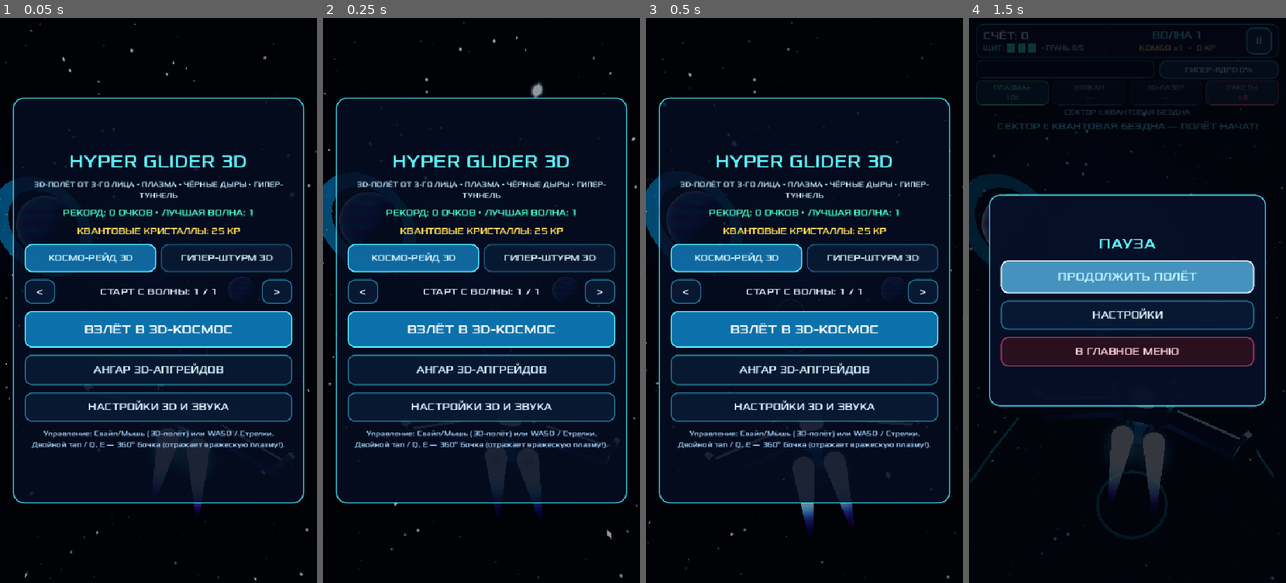
Above: before the commit, frames 1-4 (left to right).
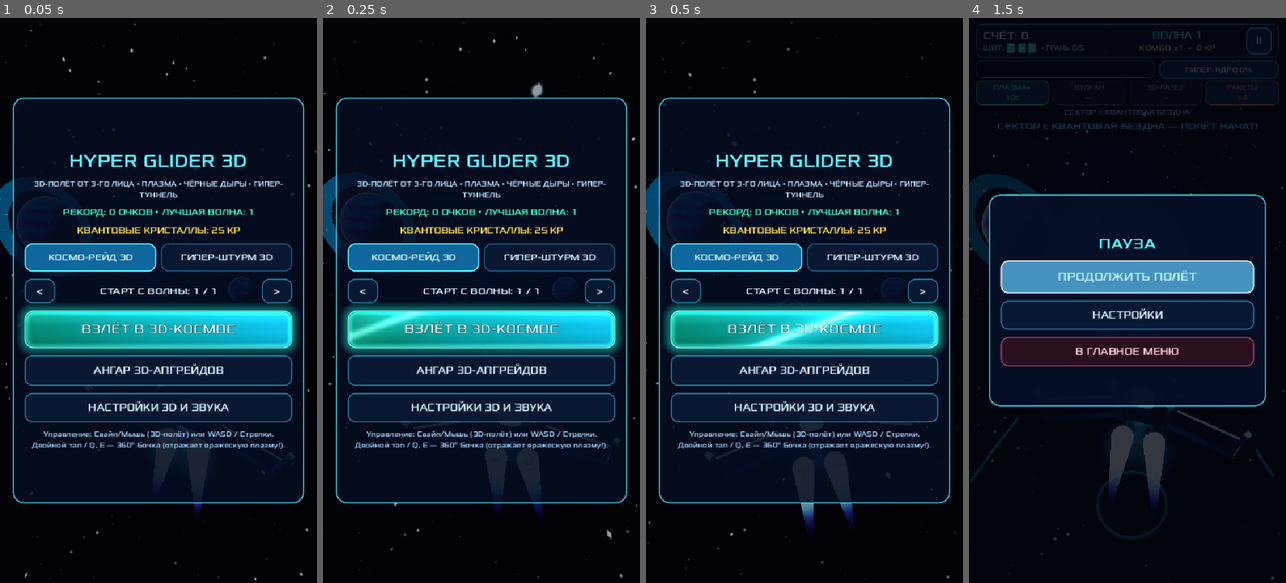
Above: after the commit, the same moments.

Repository: orbittv/hyper_glider_3d_godot
Game: Godot game, scene res://Scenes/MainGame.tscn
Same seed, same stepped clock (60 frames per second), same inputs: the game is played once before the commit and once after it.
Inputs (mouse positions are in pixels of both pictures, inside the frame that each line leads up to):
- Up to frame 1 (0.05 s): no input
- Up to frame 2 (0.25 s): no input
- Up to frame 3 (0.5 s): no input
- Up to frame 4 (1.5 s): click "ВЗЛЁТ В 3D-КОСМОС" at 0.5 s; tap Enter at 1.25 s; move the mouse to (1197, 272) at 1.27 s; hold Right (move_right) from 1.28 s (still down); tap P at 1.35 s; click (1197, 272) at 1.42 s

The runs differ from the first frame. In frame 1, 13% of the frame differs, in the area x 5-95%, y 24-77%; in frame 2, 13%; in frame 3, 13%; in frame 4, nothing differs.

Commit message:
feat(ui): highlight launch button with emerald-cyan neon gradient, diagonal light sweep, letter shimmer, and spring bounce

Diff:
--- a/Scripts/MainGame.gd
+++ b/Scripts/MainGame.gd
@@ -124,6 +124,7 @@
 var _btn_mode_assault: Button
 var _btn_wave_prev: Button
 var _btn_wave_next: Button
+var _btn_start_launch: Button
 var _lbl_start_wave: Label
 
 var _pause_overlay: Control
@@ -480,6 +481,15 @@
 	_env3d.update_environment(delta, 38.0, false, false)
 	_fx3d.update_effects(delta)
 	_update_camera_3d(delta, false, false)
+
+	# Едва заметное «дыхание» свечения рамки и внешнего ореола кнопки «ВЗЛЁТ В 3D-КОСМОС»
+	if _btn_start_launch != null:
+		var breath: float = 0.5 + 0.5 * sin(t * 2.2)
+		var sb := _btn_start_launch.get_theme_stylebox("normal") as StyleBoxFlat
+		if sb != null:
+			sb.border_color = Color(0.28, 0.95, 0.84, 0.88).lerp(Color(0.65, 1.0, 1.0, 1.0), breath)
+			sb.shadow_color = Color(0.04, 0.94, 0.82, lerpf(0.28, 0.48, breath))
+			sb.shadow_size = int(round(lerpf(11.0, 16.0, breath)))
 
 
 func _update_gameplay_3d(delta: float) -> void:
@@ -1900,9 +1910,9 @@
 	)
 	wave_hbox.add_child(_btn_wave_next)
 
-	var btn_start := UiBuilder.create_primary_button("ВЗЛЁТ В 3D-КОСМОС", 62.0, 21)
-	btn_start.pressed.connect(_start_new_run)
-	vbox.add_child(btn_start)
+	_btn_start_launch = UiBuilder.create_launch_hero_button("ВЗЛЁТ В 3D-КОСМОС", 64.0, 22)
+	_btn_start_launch.pressed.connect(_start_new_run)
+	vbox.add_child(_btn_start_launch)
 
 	var btn_hangar := UiBuilder.create_secondary_button("АНГАР 3D-АПГРЕЙДОВ", 52.0, 17)
 	btn_hangar.pressed.connect(func() -> void:
--- a/Scripts/UiBuilder.gd
+++ b/Scripts/UiBuilder.gd
@@ -102,6 +102,91 @@
 		Color.WHITE,
 		font_size
 	)
+
+
+## Акцентная главная кнопка «ВЗЛЁТ В 3D-КОСМОС»:
+## - Насыщенный неоновый градиент (бирюзово-изумрудный -> яркий циан) + мягкое внешнее свечение
+## - Диагональный световой луч + перелив букв слева направо раз в 2.4 сек с паузой
+## - Дыхание свечения рамки и лёгкий пружинный отклик при нажатии
+static func create_launch_hero_button(text: String, height: float = 64.0, font_size: int = 22) -> Button:
+	var btn := Button.new()
+	btn.text = ""
+	btn.custom_minimum_size = Vector2(0.0, height)
+	btn.focus_mode = Control.FOCUS_NONE
+
+	var sb_normal := StyleBoxFlat.new()
+	sb_normal.bg_color = Color(0.02, 0.56, 0.50, 0.25)
+	sb_normal.border_color = Color(0.42, 1.0, 0.94, 0.96)
+	sb_normal.set_border_width_all(2)
+	sb_normal.set_corner_radius_all(14)
+	sb_normal.shadow_color = Color(0.06, 0.96, 0.84, 0.40)
+	sb_normal.shadow_size = 13
+	sb_normal.shadow_offset = Vector2.ZERO
+	sb_normal.content_margin_left = 14.0
+	sb_normal.content_margin_right = 14.0
+	sb_normal.content_margin_top = 8.0
+	sb_normal.content_margin_bottom = 8.0
+
+	var sb_hover := sb_normal.duplicate() as StyleBoxFlat
+	sb_hover.border_color = Color(0.72, 1.0, 0.98, 1.0)
+	sb_hover.shadow_color = Color(0.12, 1.0, 0.90, 0.54)
+	sb_hover.shadow_size = 16
+
+	var sb_pressed := sb_normal.duplicate() as StyleBoxFlat
+	sb_pressed.border_color = Color.WHITE
+	sb_pressed.shadow_color = Color(0.28, 1.0, 0.95, 0.65)
+	sb_pressed.shadow_size = 18
+
+	btn.add_theme_stylebox_override("normal", sb_normal)
+	btn.add_theme_stylebox_override("hover", sb_hover)
+	btn.add_theme_stylebox_override("pressed", sb_pressed)
+
+	# 1. Шейдерный слой градиента (бирюзово-изумрудный -> циан) + диагональный световой луч
+	var bg_rect := ColorRect.new()
+	bg_rect.set_anchors_preset(Control.PRESET_FULL_RECT)
+	bg_rect.offset_left = 2.0
+	bg_rect.offset_top = 2.0
+	bg_rect.offset_right = -2.0
+	bg_rect.offset_bottom = -2.0
+	bg_rect.mouse_filter = Control.MOUSE_FILTER_IGNORE
+	var bg_mat := ShaderMaterial.new()
+	bg_mat.shader = load("res://Shaders/LaunchButtonShimmer.gdshader") as Shader
+	bg_rect.material = bg_mat
+	btn.add_child(bg_rect)
+
+	# 2. Надпись с шейдером перелива букв слева направо (раз в 2.4 сек с паузой)
+	var lbl := create_label(text, font_size, Color(0.95, 1.0, 1.0), HORIZONTAL_ALIGNMENT_CENTER, 3)
+	lbl.set_anchors_preset(Control.PRESET_FULL_RECT)
+	lbl.vertical_alignment = VERTICAL_ALIGNMENT_CENTER
+	lbl.mouse_filter = Control.MOUSE_FILTER_IGNORE
+	var txt_mat := ShaderMaterial.new()
+	txt_mat.shader = load("res://Shaders/LaunchTextShimmer.gdshader") as Shader
+	lbl.material = txt_mat
+	btn.add_child(lbl)
+
+	btn.resized.connect(func() -> void:
+		btn.pivot_offset = btn.size * 0.5
+		var inner_sz := Vector2(maxf(1.0, btn.size.x - 4.0), maxf(1.0, btn.size.y - 4.0))
+		bg_mat.set_shader_parameter("rect_size", inner_sz)
+		txt_mat.set_shader_parameter("box_width", maxf(1.0, btn.size.x))
+	)
+
+	# 3. Лёгкий пружинный отклик при нажатии
+	btn.button_down.connect(func() -> void:
+		btn.pivot_offset = btn.size * 0.5
+		var tw := btn.create_tween()
+		tw.set_trans(Tween.TRANS_QUAD).set_ease(Tween.EASE_OUT)
+		tw.tween_property(btn, "scale", Vector2(0.96, 0.94), 0.06)
+	)
+	btn.button_up.connect(func() -> void:
+		btn.pivot_offset = btn.size * 0.5
+		var tw := btn.create_tween()
+		tw.set_trans(Tween.TRANS_BACK).set_ease(Tween.EASE_OUT)
+		tw.tween_property(btn, "scale", Vector2(1.03, 1.04), 0.11)
+		tw.tween_property(btn, "scale", Vector2.ONE, 0.12)
+	)
+
+	return btn
 
 
 static func create_secondary_button(text: String, height: float = 54.0, font_size: int = 18) -> Button:
--- /dev/null
+++ b/Shaders/LaunchButtonShimmer.gdshader
@@ -0,0 +1,61 @@
+shader_type canvas_item;
+
+// Насыщенный неоновый градиент (бирюзово-изумрудный -> яркий циан)
+// + диагональный световой луч раз в 2.4 сек с паузой + мягкое дыхание свечения рамки.
+uniform vec2 rect_size = vec2(456.0, 64.0);
+uniform float corner_radius = 14.0;
+uniform float cycle_period = 2.4;
+uniform float sweep_duration = 1.05;
+uniform vec4 col_emerald : source_color = vec4(0.02, 0.54, 0.44, 0.98);
+uniform vec4 col_turquoise : source_color = vec4(0.03, 0.68, 0.72, 0.98);
+uniform vec4 col_cyan : source_color = vec4(0.06, 0.78, 0.96, 0.98);
+
+float rounded_box_sdf(vec2 p, vec2 b, float r) {
+	vec2 d = abs(p) - b + vec2(r);
+	return min(max(d.x, d.y), 0.0) + length(max(d, 0.0)) - r;
+}
+
+void fragment() {
+	vec2 half_size = rect_size * 0.5;
+	vec2 p = UV * rect_size - half_size;
+	float sdf = rounded_box_sdf(p, half_size, corner_radius);
+
+	// Антиалиасинг скруглённых углов
+	float mask = 1.0 - smoothstep(-1.2, 0.5, sdf);
+
+	// 1. Базовый насыщенный градиент: бирюзово-изумрудный -> лазурный -> яркий циан
+	float grad_t = clamp(UV.x * 0.85 + (1.0 - UV.y) * 0.15, 0.0, 1.0);
+	vec3 base_col = mix(col_emerald.rgb, col_turquoise.rgb, smoothstep(0.0, 0.55, grad_t));
+	base_col = mix(base_col, col_cyan.rgb, smoothstep(0.45, 1.0, grad_t));
+
+	// Верхний стеклянный блик и объёмная глубина снизу
+	float top_sheen = smoothstep(0.48, 0.0, UV.y) * 0.18;
+	float bot_shade = smoothstep(0.55, 1.0, UV.y) * 0.14;
+	base_col += vec3(0.35, 0.95, 0.90) * top_sheen;
+	base_col *= (1.0 - bot_shade);
+
+	// 2. Едва заметное «дыхание» внутреннего неонового контура
+	float breath = 0.5 + 0.5 * sin(TIME * 2.2);
+	float inner_rim = smoothstep(-9.0, 0.0, sdf);
+	vec3 rim_glow = mix(vec3(0.20, 0.95, 0.82), vec3(0.55, 1.0, 1.0), UV.x);
+	base_col += rim_glow * inner_rim * (0.20 + 0.14 * breath);
+
+	// 3. Эффектный диагональный световой луч раз в 2.4 сек с паузой (чтобы не мельтешил)
+	float cycle_t = mod(TIME, cycle_period);
+	if (cycle_t < sweep_duration) {
+		float phase = cycle_t / sweep_duration;
+		// Луч пробегает по диагонали слева направо
+		float beam_pos = mix(-0.35, 1.45, phase);
+		float diag_coord = UV.x + (UV.y - 0.5) * 0.36;
+		float dist = abs(diag_coord - beam_pos);
+
+		float core_beam = smoothstep(0.075, 0.0, dist);
+		float wide_halo = smoothstep(0.22, 0.0, dist);
+		// Плавное затухание на входе и выходе луча
+		float env = sin(phase * 3.14159265);
+		vec3 beam_col = mix(vec3(0.45, 1.0, 0.94), vec3(0.95, 1.0, 1.0), core_beam);
+		base_col += beam_col * (core_beam * 0.42 + wide_halo * 0.18) * env;
+	}
+
+	COLOR = vec4(base_col, mask * 0.98);
+}
--- /dev/null
+++ b/Shaders/LaunchTextShimmer.gdshader
@@ -0,0 +1,44 @@
+shader_type canvas_item;
+
+// Перелив букв слева направо синхронно с диагональным лучом кнопки (раз в 2.4 сек с паузой)
+uniform float box_width = 456.0;
+uniform float cycle_period = 2.4;
+uniform float sweep_duration = 1.05;
+
+varying float v_norm_x;
+
+void vertex() {
+	v_norm_x = clamp(VERTEX.x / max(box_width, 1.0), 0.0, 1.0);
+	float cycle_t = mod(TIME, cycle_period);
+	if (cycle_t < sweep_duration) {
+		float phase = cycle_t / sweep_duration;
+		float center_x = mix(0.10, 0.90, phase);
+		float wave = smoothstep(0.14, 0.0, abs(v_norm_x - center_x)) * sin(phase * 3.14159265);
+		VERTEX.y -= wave * 1.35;
+	}
+}
+
+void fragment() {
+	vec4 tex = texture(TEXTURE, UV);
+	vec4 col = tex * COLOR;
+
+	float cycle_t = mod(TIME, cycle_period);
+	float wave = 0.0;
+	if (cycle_t < sweep_duration) {
+		float phase = cycle_t / sweep_duration;
+		float center_x = mix(0.10, 0.90, phase);
+		float dist = abs(v_norm_x - center_x);
+		wave = smoothstep(0.15, 0.0, dist) * sin(phase * 3.14159265);
+	}
+
+	float is_fill = step(0.35, max(COLOR.r, max(COLOR.g, COLOR.b)));
+	if (is_fill > 0.5) {
+		vec3 base_tint = mix(vec3(0.92, 1.0, 0.98), vec3(0.98, 1.0, 1.0), v_norm_x);
+		vec3 shimmer_tint = vec3(1.0, 0.98, 0.82);
+		col.rgb = mix(base_tint, shimmer_tint, wave * 0.90) + vec3(0.22, 0.38, 0.35) * wave;
+	} else {
+		col.rgb = mix(col.rgb, vec3(0.08, 0.68, 0.62), wave * 0.72);
+	}
+
+	COLOR = col;
+}
Not shown, added: Shaders/LaunchButtonShimmer.gdshader.uid
Not shown, added: Shaders/LaunchTextShimmer.gdshader.uid
